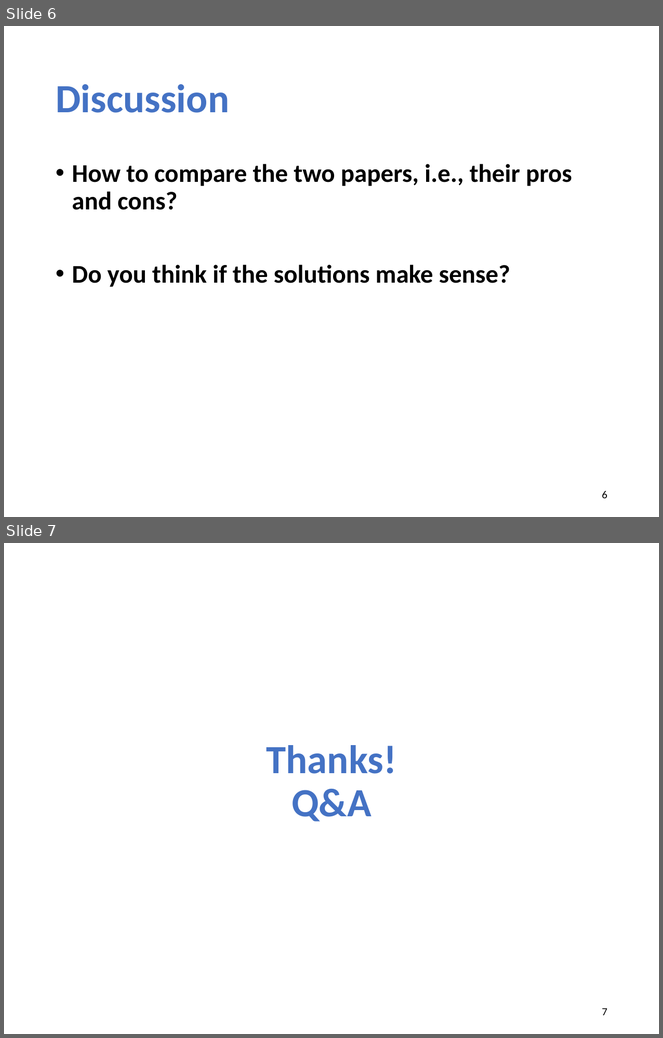
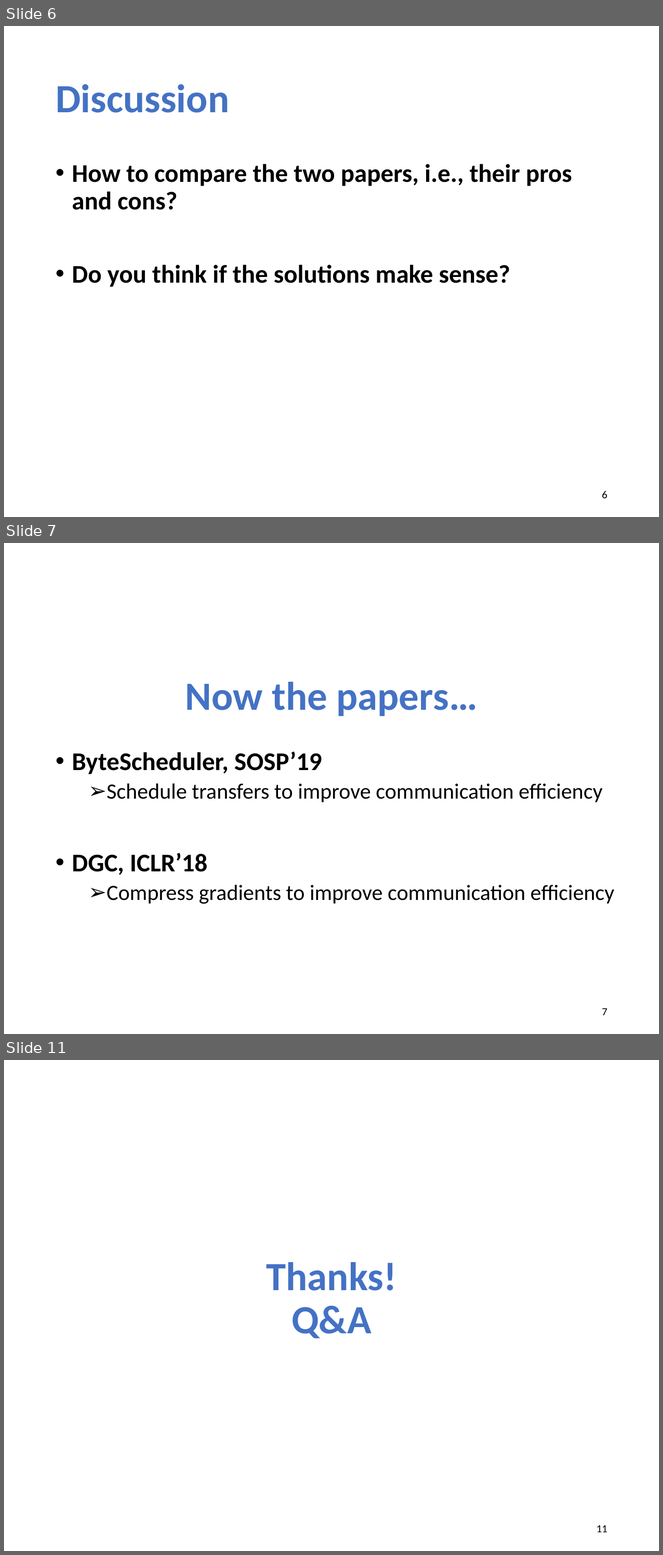
Before and after one commit to xinjin/course-adv-net, a slide deck: slides/lec09_AI.pptx. Shown one above the other, each under a label of ours: slides 6 and 7 before the commit, slides 6, 7 and 11 after it; the slides between them are not shown. The pictures are 663x1038 and 663x1555 pixels, drawn with LibreOffice and Linux fonts; fonts in the diff are those of the drawing. Boxes give left, top, right and bottom in pixels: in the first picture for what was removed or moved away, otherwise in the second. Text is boxed around its words. In the diff, an @@ line names an element or a change of style, - is before the commit and + after.

```diff
--- a/slides/lec09_AI.pptx
+++ b/slides/lec09_AI.pptx
@@ slide 7 added at (x1=4, y1=543, x2=659, y2=1034), background #FFFFFF @@
@@ title added at (x1=185, y1=682, x2=478, y2=716), 44 pt, text #4472C4, bold @@
+Now the papers…
@@ text added at (x1=72, y1=752, x2=614, y2=904), 24 pt, text #000000 @@
+• ByteScheduler, SOSP’19
+  ➢ Schedule transfers to improve communication efficiency
+• DGC, ICLR’18
+  ➢ Compress gradients to improve communication efficiency
@@ page number added at (x1=602, y1=1008, x2=608, y2=1016), 12 pt, text #000000 @@
+7
@@ what was slide 7 is now slide 11 @@
@@ page number at (x1=597, y1=1525, x2=608, y2=1533): text changed @@
-7
+11
```
Also in this commit, not shown: 3 other slides added, 1 other file.
